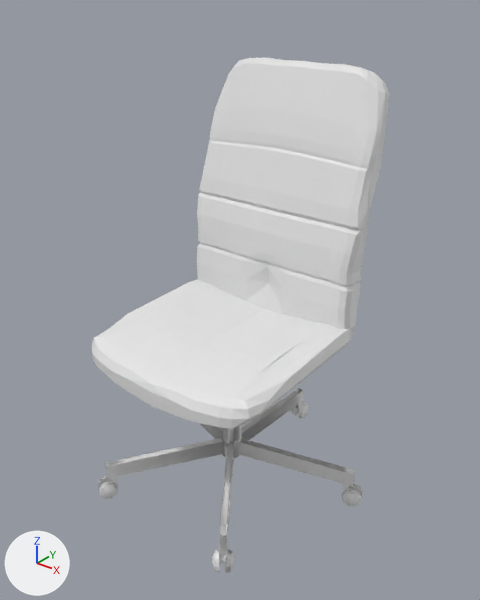
Two versions of the Blender file materials/office_chair.blend, one commit apart.
Before and after are seen from a 50 mm lens placed at (0.886, -1.072, 1.114), pointed at (0.014, 0.019, 0.437). The lights are fixed; the arrows at lower left show +X, +Y and +Z.
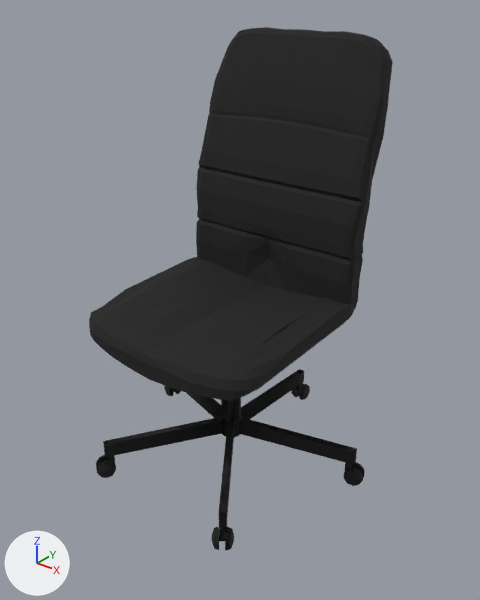
Location of each change, [x1, y1, x2, y2] in pixels of the pictures (480 x 600 px):
'Plane.001', recoloured, moved (white to black)
    before: [92, 57, 390, 573]
    after: [89, 27, 393, 550]

The change, as a list of edits to the scene's bpy script:
```text
Change mat_material:
    mat_material.base_color: (0.8, 0.8, 0.8) -> (0.00732, 0.00732, 0.00732)  # white #e7e7e7 -> black #151515
Change ob_plane_001:
    ob_plane_001.location: (0.0, -0.064, 0.298) -> (0.0, -0.064, 0.364)
```
